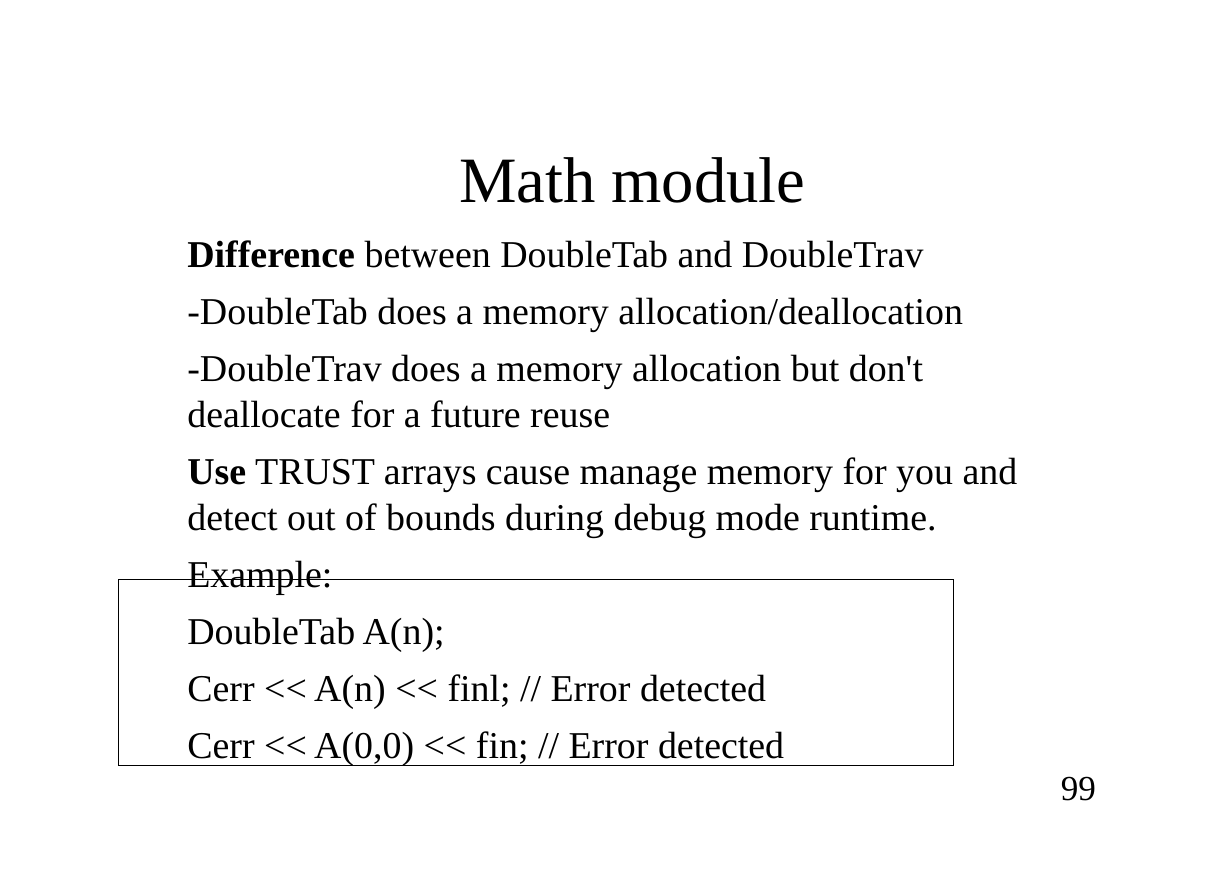
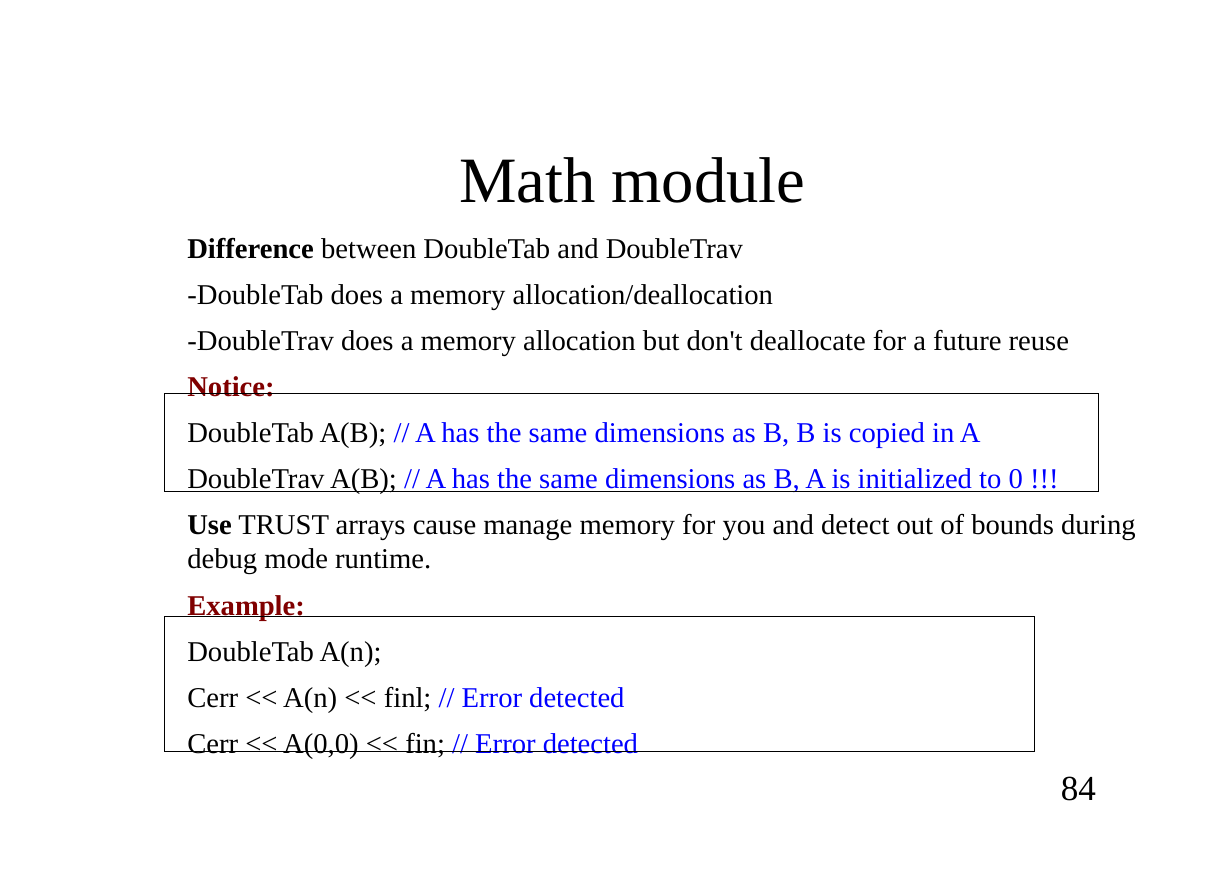
Before and after one commit to cea-trust-platform/trust-code, a slide deck: slide 84 of doc/TRUST/Developer_TRUST_presentation.odp (slide 99 before the commit). Drawn at 1232x871 pixels with LibreOffice and Linux fonts; fonts in the diff are those of the drawing; background and template pictures are left out. Boxes give left, top, right and bottom in pixels: in the first picture for what was removed or moved away, otherwise in the second. Text is boxed around its words. In the diff, an @@ line names an element or a change of style, - is before the commit and + after.

Commit message:
Update of TRUST developper training session, adding tutorial

```diff
--- a/doc/TRUST/Developer_TRUST_presentation.odp
+++ b/doc/TRUST/Developer_TRUST_presentation.odp
@@ text at (187, 237, 1136, 759): size 25.9 to 19.6 pt in "Difference between DoubleTab and DoubleTrav", "-DoubleTab does a memory allocation/deallocation", "-DoubleTrav does a memory allocation but don't ...", "Use TRUST arrays cause manage memory for ..." and 4 more places; text colour #000000 to #800000, bold on in "Example:"; text colour #000000 to #0000FF in "// Error detected", "// Error detected" @@
@@ text at (187, 376, 1023, 494): paragraphs added @@
+Notice:
+DoubleTab A(B); // A has the same dimensions as B, B is copied in A
+DoubleTrav A(B); // A has the same dimensions as B, A is initialized to 0 !!!
@@ rectangle added at (164, 393, 1099, 491), outline #000000 0 pt @@
@@ rectangle: place and size @@
-rectangle at (119, 580, 954, 766)
+rectangle at (164, 617, 1034, 751)
@@ page number at (1061, 776, 1096, 801): text changed @@
-99
+84
```
Also in this commit, not shown: 104 other slides changed, 20 slides added, 42 slides removed, 7 other files.
